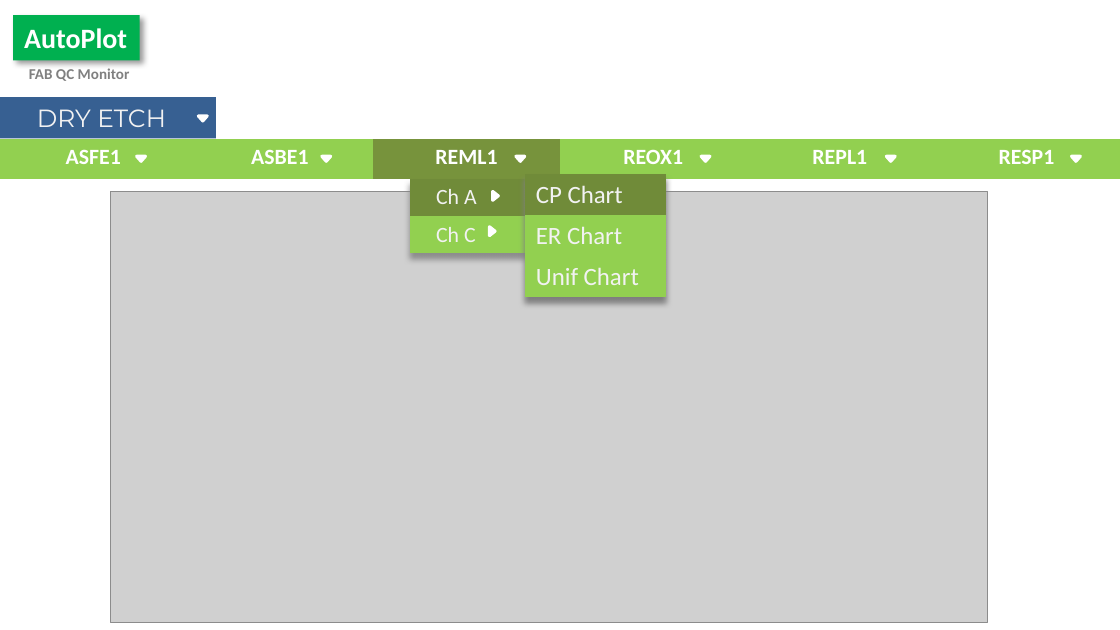
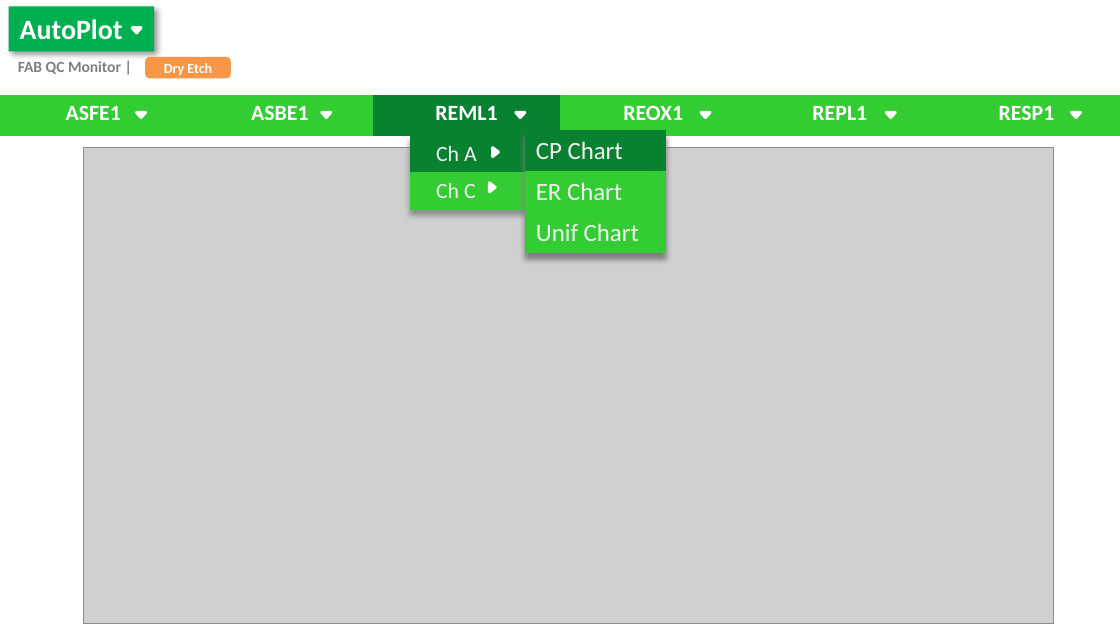
Before and after one commit to abhi3700/AutoPlot, a slide deck: slide 1 of ui/ui.pptx. Drawn at 1120x630 pixels with LibreOffice and Linux fonts; fonts in the diff are those of the drawing; grey boxes stand for pictures. Boxes give left, top, right and bottom in pixels: in the first picture for what was removed or moved away, otherwise in the second. Text is boxed around its words. In the diff, an @@ line names an element or a change of style, - is before the commit and + after.

```diff
--- a/ui/ui.pptx
+++ b/ui/ui.pptx
@@ rectangle "AutoPlot": place and size @@
-rectangle "AutoPlot" at <box>13,16,140,60</box>
+rectangle "AutoPlot" at <box>9,7,155,52</box>
@@ triangle: place and size @@
-triangle at <box>198,116,207,121</box>
+triangle at <box>132,28,141,32</box>
@@ rounded rectangle "Dry Etch": place and size @@
-rounded rectangle "Dry Etch" at <box>0,97,216,139</box>
+rounded rectangle "Dry Etch" at <box>147,58,230,76</box>
@@ rounded rectangle "Dry Etch" at <box>147,58,230,76</box>: vertical alignment top to middle; rectangle to rounded rectangle; fill #376092 to #F79646; outline none to #F79646 2 pt @@
@@ text at <box>18,61,121,74</box>: text changed; size 9.7 to 10 pt @@
-FAB QC Monitor
+FAB QC Monitor |
@@ text in rounded rectangle at <box>164,63,212,75</box>: text changed; size 16 to 9 pt; font Montserrat to Calibri; text colour #F2F2F2 to #FFFFFF; bold on @@
-DRY ETCH
+Dry Etch
@@ table at <box>0,95,1120,136</box> @@
@@ fill #92D050 to #33CC33 in 5 cells @@
@@ fill #77933C to #088231 in row 1, column 3 @@
@@ 8 triangles, 3 tables: place and size @@
-8 triangles, 3 tables at <box>0,139,1120,297</box>
+8 triangles, 3 tables at <box>0,95,1120,253</box>
@@ picture: place and size @@
-picture at <box>110,192,987,623</box>
+picture at <box>84,148,1054,624</box>
@@ table at <box>410,134,533,209</box> @@
@@ fill #708B39 to #088231 in row 1, column 1 @@
@@ fill #92D050 to #33CC33 in row 2, column 1 @@
@@ table at <box>525,130,666,253</box> @@
@@ fill #708B39 to #088231 in row 1, column 1 @@
@@ fill #92D050 to #33CC33 in 2 cells @@
```
Also in this commit, not shown: 3 other files.
